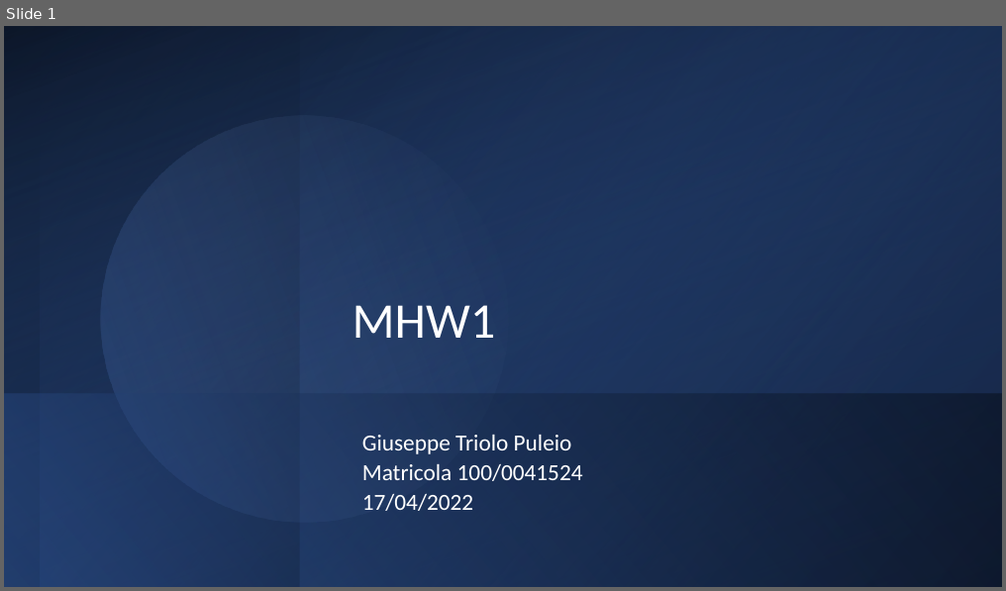
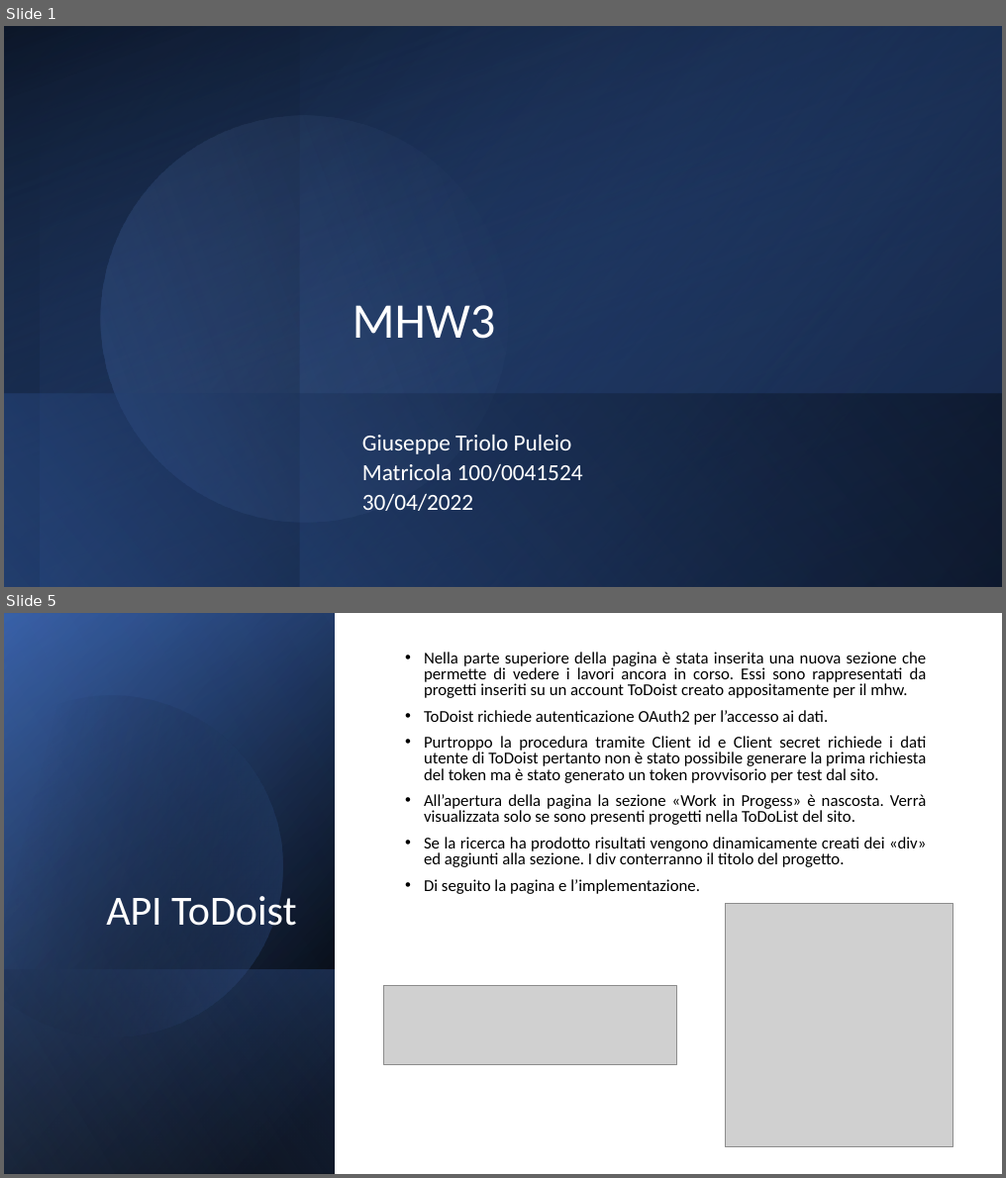
Before and after one commit to gtriolo87/mhw3, a slide deck: mhw3.pptx. Shown one above the other, each under a label of ours: slide 1 before the commit, slides 1 and 5 after it; the slides between them are not shown. The pictures are 1006x591 and 1006x1178 pixels, drawn with LibreOffice and Linux fonts; fonts in the diff are those of the drawing; grey boxes stand for pictures. Boxes give left, top, right and bottom in pixels: in the first picture for what was removed or moved away, otherwise in the second. Text is boxed around its words. In the diff, an @@ line names an element or a change of style, - is before the commit and + after.

```diff
--- a/mhw3.pptx
+++ b/mhw3.pptx
@@ slide 5 added at <box>4,613,1002,1174</box>, background #FFFFFF @@
@@ rectangle added at <box>4,613,1002,1174</box>, fill #FFFFFF @@
@@ rectangle added at <box>4,613,335,1174</box>, fill gradient #000000 to #2F5597 @@
@@ rectangle added at <box>4,614,335,1174</box>, fill gradient #000000 to #4472C4 @@
@@ rectangle added at <box>4,613,335,1173</box>, fill gradient #000000 to #8FAADC @@
@@ freeform shape added at <box>4,655,324,1072</box>, fill gradient #000000 to #4472C4 @@
@@ text added at <box>424,652,927,894</box>, 16 pt, text #000000 @@
+• Nella parte superiore della pagina è stata inserita una nuova sezione che permette di vedere i lavori ancora in corso. Essi sono rappresentati da progetti inseriti su un account ToDoist creato appositamente per il mhw.
+• ToDoist richiede autenticazione OAuth2 per l’accesso ai dati.
+• Purtroppo la procedura tramite Client id e Client secret richiede i dati utente di ToDoist pertanto non è stato possibile generare la prima richiesta del token ma è stato generato un token provvisorio per test dal sito.
+• All’apertura della pagina la sezione «Work in Progess» è nascosta. Verrà visualizzata solo se sono presenti progetti nella ToDoList del sito.
+• Se la ricerca ha prodotto risultati vengono dinamicamente creati dei «div» ed aggiunti alla sezione. I div conterranno il titolo del progetto.
+• Di seguito la pagina e l’implementazione.
@@ title added at <box>106,896,296,926</box>, 40 pt, text #FFFFFF @@
+API ToDoist
@@ picture added at <box>725,903,953,1148</box> @@
@@ rectangle added at <box>4,969,335,1174</box>, fill gradient #4472C4 to #000000 @@
@@ picture added at <box>383,986,676,1065</box> @@
@@ slide 1 changed as well @@
@@ title at <box>352,305,496,339</box>: text changed @@
-MHW1
+MHW3
@@ subtitle at <box>362,494,473,511</box>: text changed @@
-17/04/2022
+30/04/2022
```
Also in this commit, not shown: 1 other slide changed, 4 other slides added, 6 slides removed.
